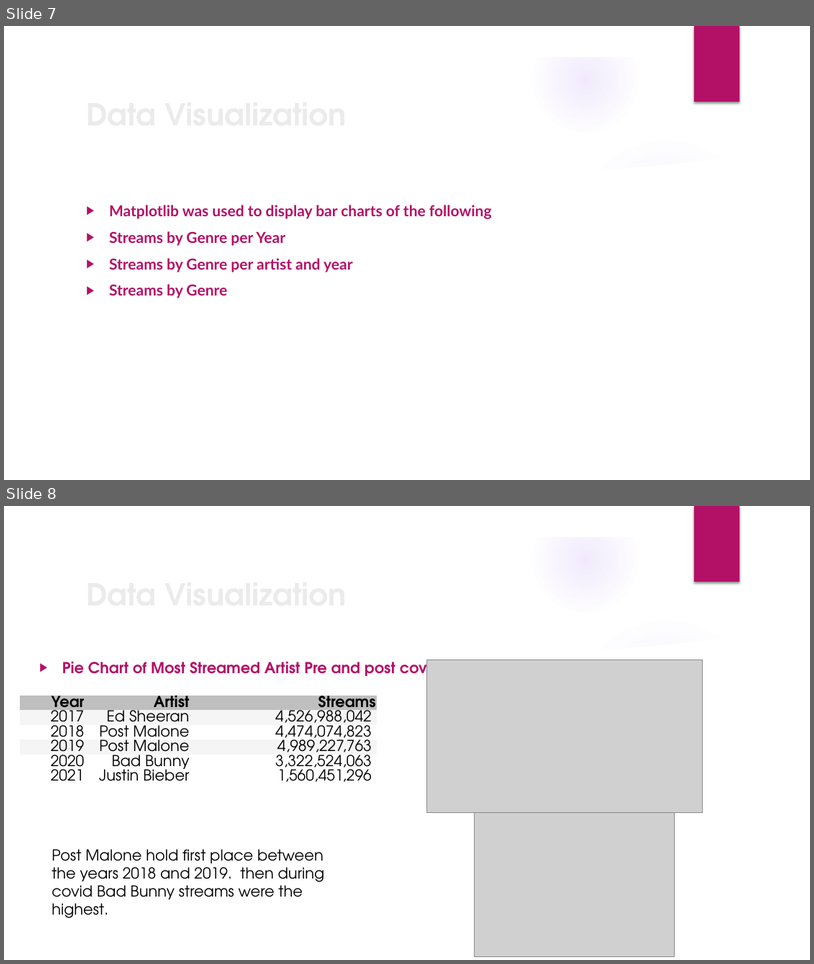
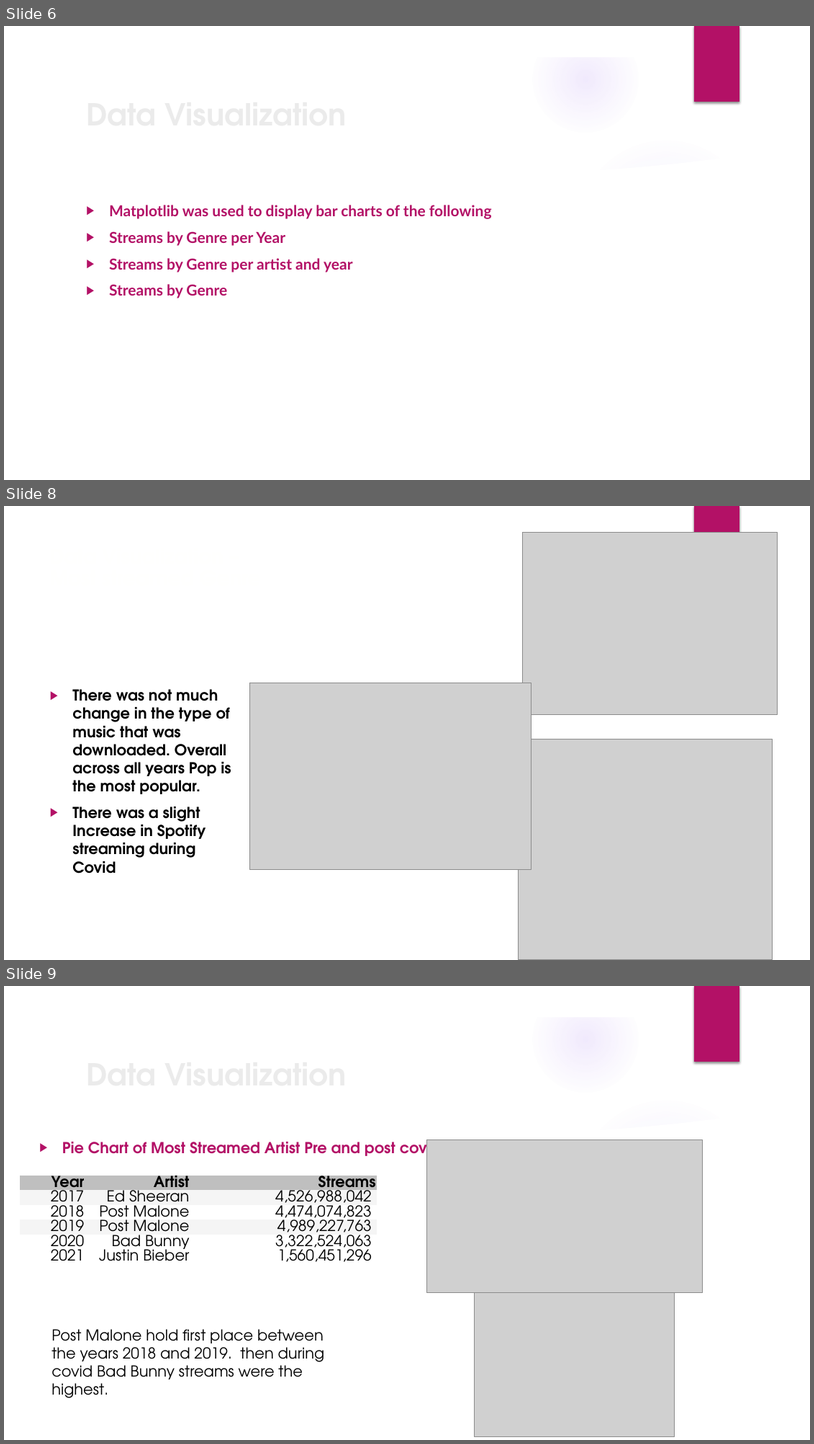
Before and after one commit to The-Music-Notes/Music_Data, a slide deck: Music Notes 2024.pptx. Shown one above the other, each under a label of ours: slides 7 and 8 before the commit, slides 6, 8 and 9 after it; the slides between them are not shown. The pictures are 814x964 and 814x1444 pixels, drawn with LibreOffice and Linux fonts; fonts in the diff are those of the drawing; grey boxes stand for pictures; background and template pictures are left out. Boxes give left, top, right and bottom in pixels: in the first picture for what was removed or moved away, otherwise in the second. Text is boxed around its words. In the diff, an @@ line names an element or a change of style, - is before the commit and + after.

```diff
--- a/Music Notes 2024.pptx
+++ b/Music Notes 2024.pptx
@@ slide 8 added at (4, 506, 810, 960), background picture (left out); not listed: 9 template elements that a slide beside it also shows @@
@@ title added at (44, 535, 282, 602), 24 pt, text #FFFFFE, bold @@
+Data Visualization – Most streamed Genre
@@ picture added at (523, 533, 778, 715) @@
@@ text added at (72, 689, 231, 873), 18 pt, text #000000, bold @@
+▶ There was not much change in the type of music that was downloaded. Overall across all years Pop is the most popular.
+▶ There was a slight Increase in Spotify streaming during Covid
@@ picture added at (250, 682, 532, 869) @@
@@ picture added at (519, 739, 773, 959) @@
@@ what was slide 7 is now slide 6 @@
@@ what was slide 8 is now slide 9 @@
```
Also in this commit, not shown: 4 slides changed, 1 other slide added, 1 slide removed.
